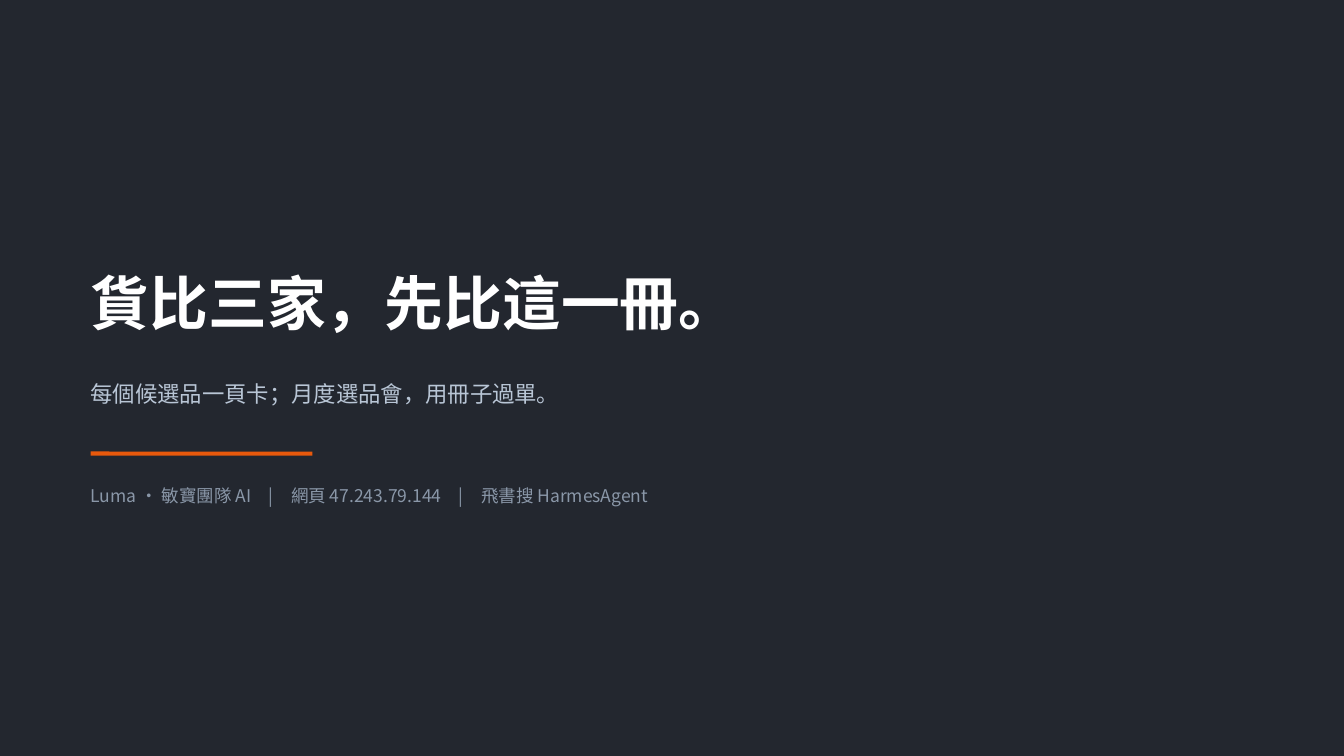
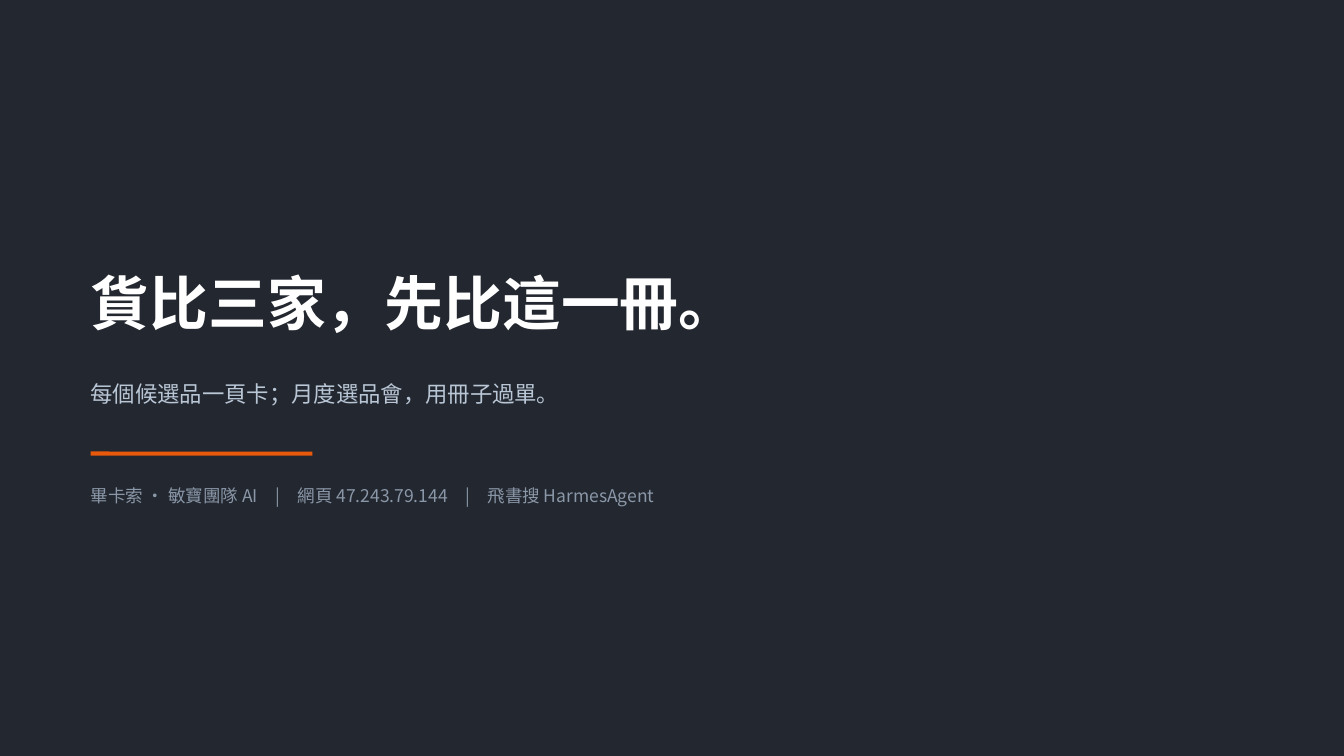
Before and after one commit to HenryHuo157/HermesAgent, a slide deck: slide 10 of 推广/1688選品篩選工作冊.pptx. Drawn at 1344x756 pixels with LibreOffice and Linux fonts; fonts in the diff are those of the drawing. Boxes give left, top, right and bottom in pixels: in the first picture for what was removed or moved away, otherwise in the second. Text is boxed around its words. In the diff, an @@ line names an element or a change of style, - is before the commit and + after.

```diff
--- a/推广/1688選品篩選工作冊.pptx
+++ b/推广/1688選品篩選工作冊.pptx
@@ text at [91, 487, 655, 506]: text changed @@
-Luma · 敏寶團隊 AI | 網頁 47.243.79.144 | 飛書搜 HarmesAgent
+畢卡索 · 敏寶團隊 AI | 網頁 47.243.79.144 | 飛書搜 HarmesAgent
```
Also in this commit, not shown: 3 other slides changed, 9 other files.
